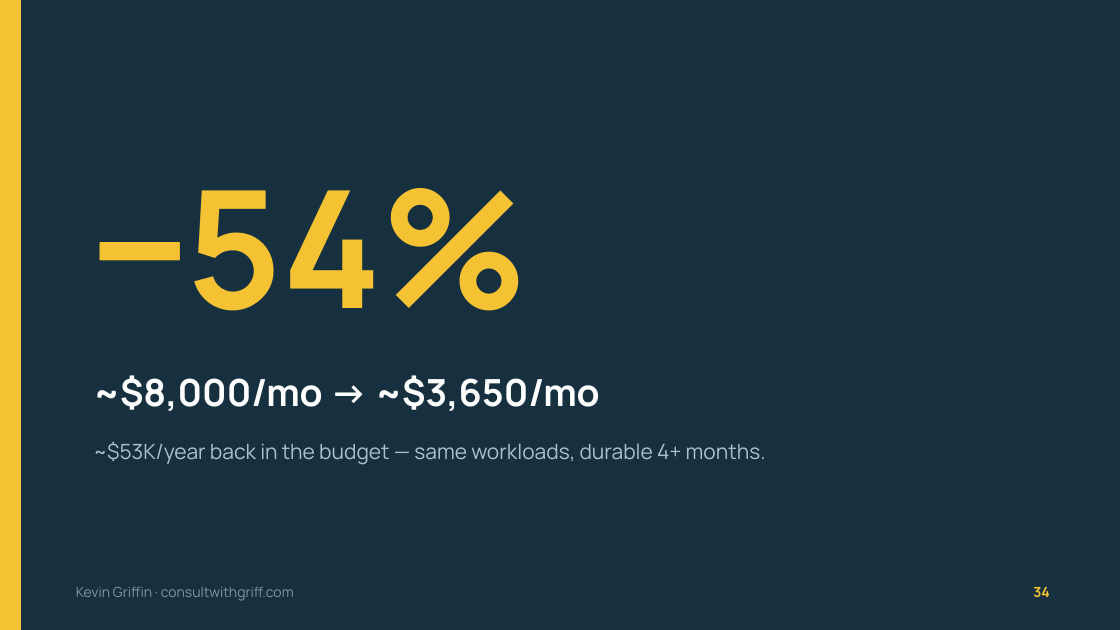
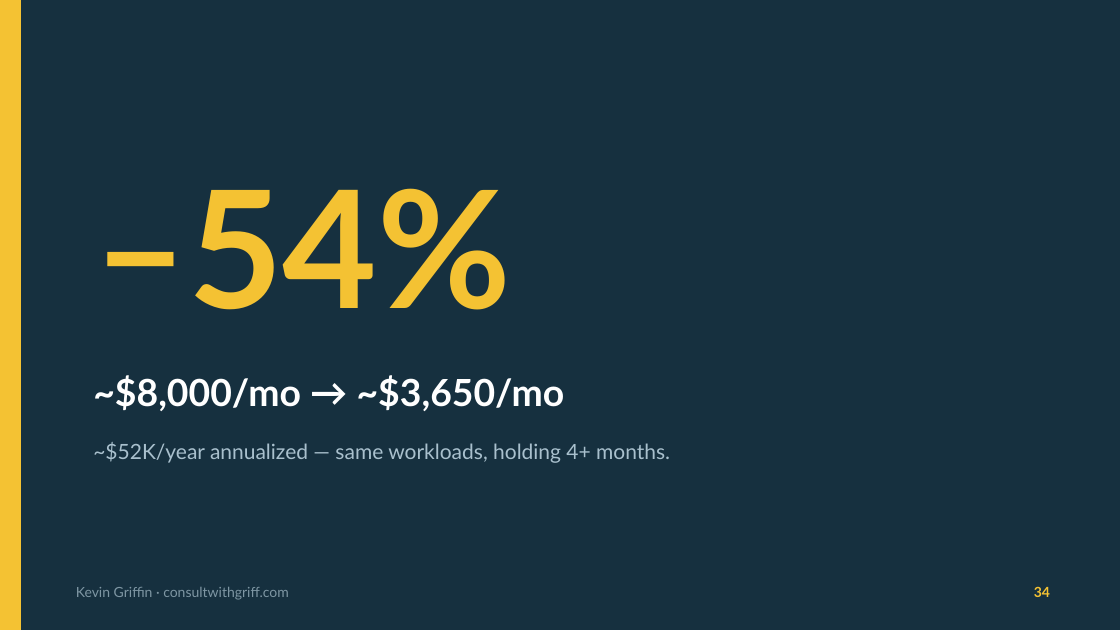
Before and after one commit to 1kevgriff/my-8000-serverless-mistake, a slide deck: slide 34 of slides/My $8000 Serverless Mistake v2.pptx. Drawn at 1120x630 pixels with LibreOffice and Linux fonts; fonts in the diff are those of the drawing. Boxes give left, top, right and bottom in pixels: in the first picture for what was removed or moved away, otherwise in the second. Text is boxed around its words. In the diff, an @@ line names an element or a change of style, - is before the commit and + after.

```diff
--- a/slides/My $8000 Serverless Mistake v2.pptx
+++ b/slides/My $8000 Serverless Mistake v2.pptx
@@ text at (93, 188, 511, 310): text changed; font Manrope to Lato @@
-‒54%
+–54%
@@ text at (93, 375, 565, 411): font Manrope to Lato in "~$8,000/mo → ~$3,650/mo" @@
@@ text at (93, 442, 670, 463): text changed; font Manrope to Lato @@
-~$53K/year back in the budget — same workloads, durable 4+ months.
+~$52K/year annualized — same workloads, holding 4+ months.
@@ text "Kevin Griffin · consultwithgriff.com" at (76, 587, 289, 600): font Manrope to Lato @@
@@ text "34" at (1034, 587, 1050, 597): font Manrope to Lato @@
```
Also in this commit, not shown: 41 other slides changed, 4 other files.
